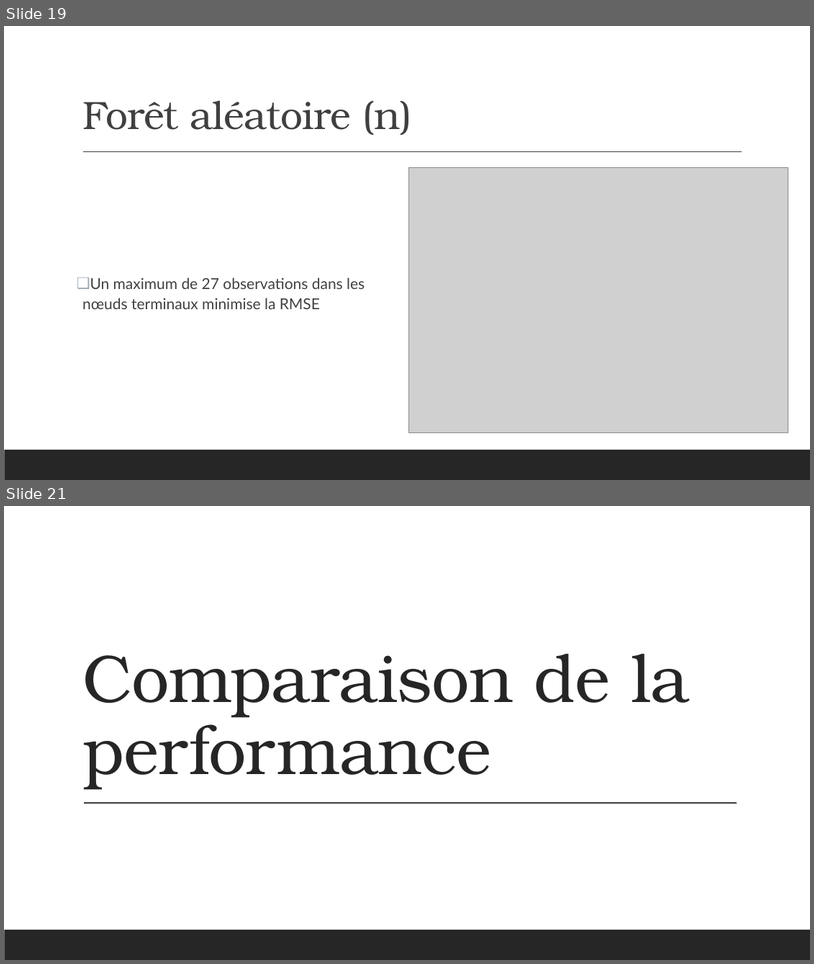
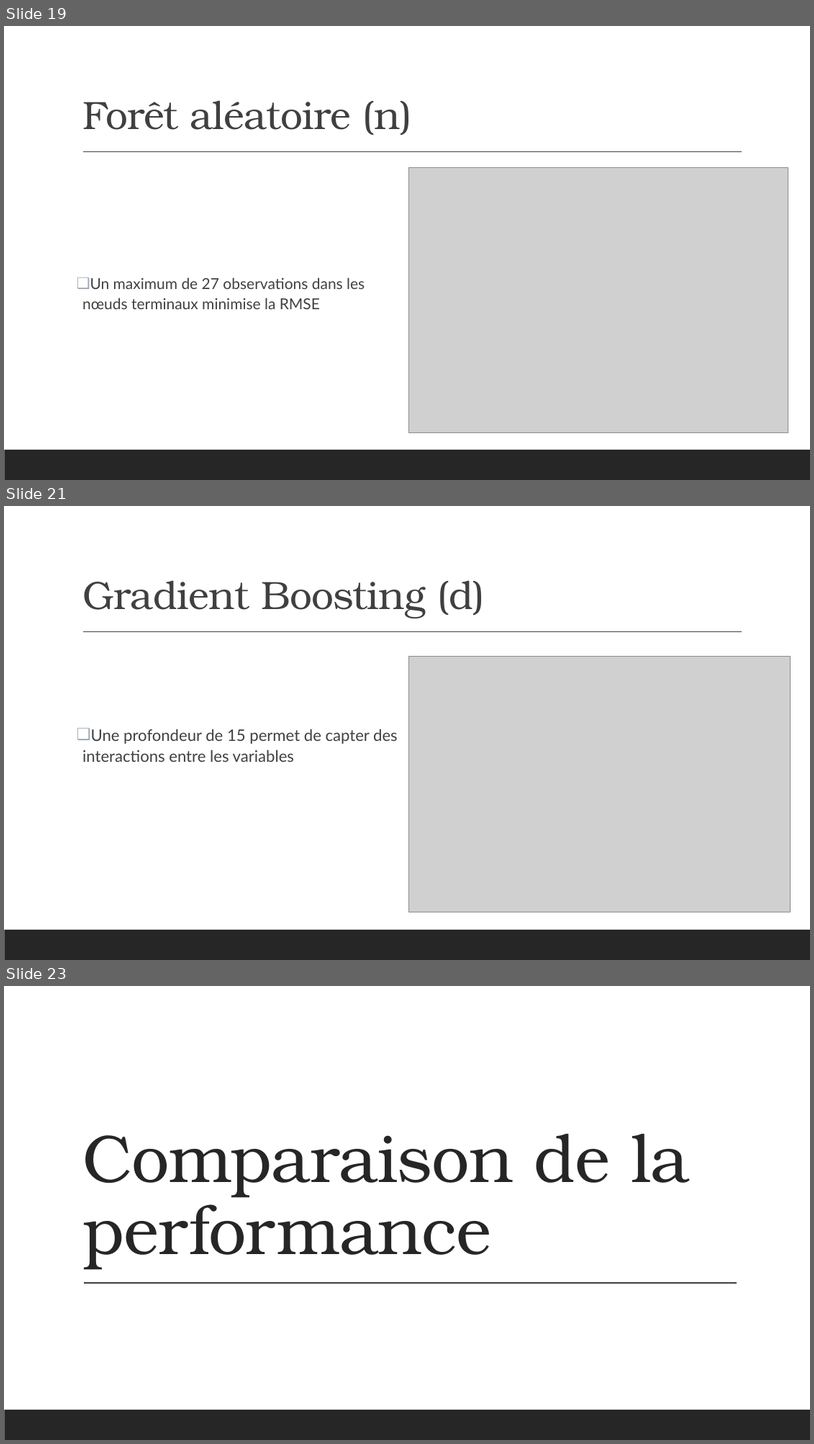
Before and after one commit to Dan-UL/PasDePlaziat, a slide deck: Final/Presentation_Equipe9.pptx. Shown one above the other, each under a label of ours: slides 19 and 21 before the commit, slides 19, 21 and 23 after it; the slides between them are not shown. The pictures are 814x964 and 814x1444 pixels, drawn with LibreOffice and Linux fonts; fonts in the diff are those of the drawing; grey boxes stand for pictures. Boxes give left, top, right and bottom in pixels: in the first picture for what was removed or moved away, otherwise in the second. Text is boxed around its words. In the diff, an @@ line names an element or a change of style, - is before the commit and + after.

Commit message:
boosting

```diff
--- a/Final/Presentation_Equipe9.pptx
+++ b/Final/Presentation_Equipe9.pptx
@@ slide 21 added at box(4, 506, 810, 960), background #FFFFFF; not listed: 2 template elements that a slide beside it also shows @@
@@ title added at box(82, 580, 485, 618), 47 pt, text #404040 @@
+Gradient Boosting (d)
@@ picture added at box(409, 656, 791, 911) @@
@@ text added at box(82, 728, 398, 762), 19 pt, text #404040 @@
+❑ Une profondeur de 15 permet de capter des interactions entre les variables
@@ what was slide 21 is now slide 23 @@
```
Also in this commit, not shown: 2 slides changed, 1 other slide added.
